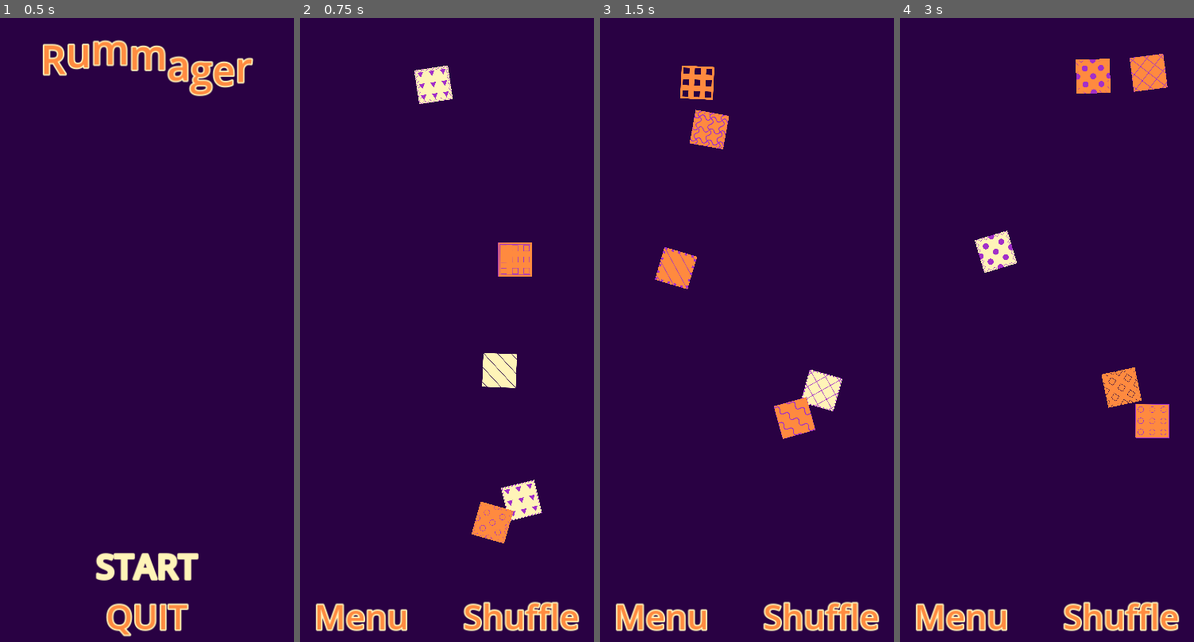
Above: before the commit, frames 1-4 (left to right).
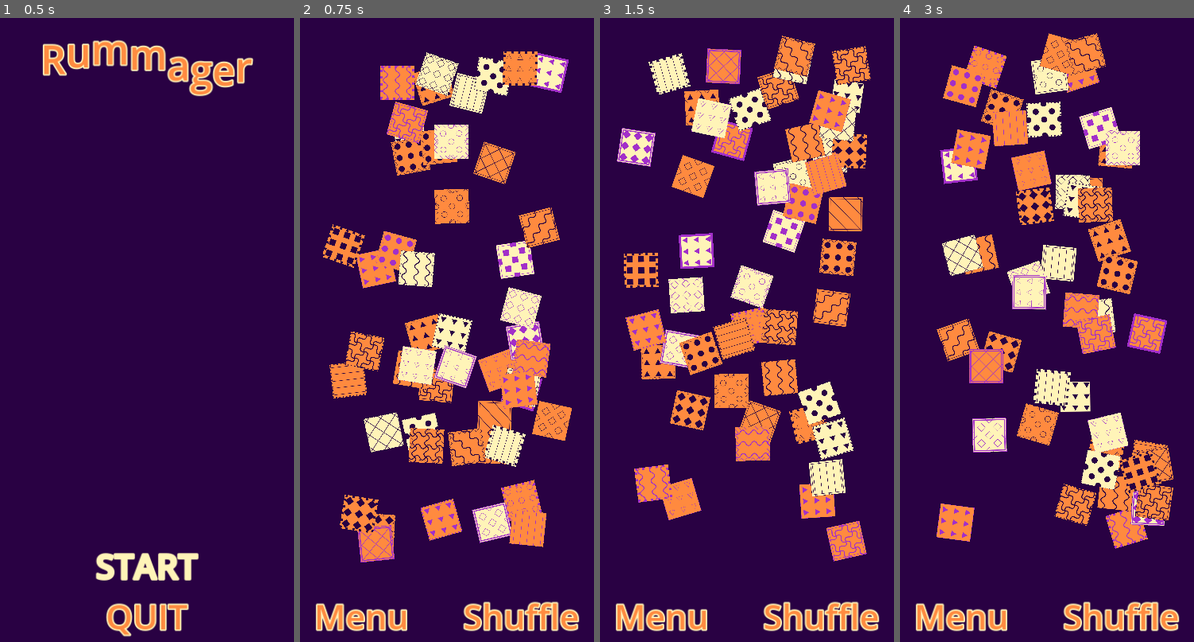
Above: after the commit, the same moments.

Repository: magopian/rummager
Game: Godot game, scene res://start_menu.tscn
Two runs of this game, one before a commit and one after it. Both use one fixed random seed, a clock stepped at 60 frames per second and the inputs below.
Inputs:
- Up to frame 1 (0.5 s): no input
- Up to frame 2 (0.75 s): click "START" at 0.5 s
- Up to frame 3 (1.5 s): click "Shuffle" at 1.25 s
- Up to frame 4 (3 s): click "Shuffle" at 2 s; click "Shuffle" at 2.75 s

Frame 1 is identical in both runs. In frame 2, 23% of the frame differs, in the area x 7-93%, y 5-88%; in frame 3, 26%, in the area x 5-93%, y 2-88%; in frame 4, 25%.

Commit message:
Make sure the cards are unique

Diff:
--- a/card.gd
+++ b/card.gd
@@ -11,11 +11,8 @@
 @onready var border: Sprite2D = %Border
 
 
-@export var background_color: Color
-@export var color: Color
-@export var pattern_sprite: CompressedTexture2D
-@export var border_sprite: CompressedTexture2D
 @export var small_scale: Vector2 = Vector2(0.16, 0.16)
+@export var data: Dictionary
 
 
 var held = false
@@ -24,11 +21,15 @@
 func _ready() -> void:
 	input_event.connect(_on_input_event)
 	visible_on_screen_notifier_2d.screen_exited.connect(_on_exit_screen)
-	background.color = background_color
-	pattern.texture = pattern_sprite
-	pattern.modulate = color
-	border.texture = border_sprite
-	border.modulate = color
+	init_from_data()
+
+
+func init_from_data() -> void:
+	background.color = data["background_color"]
+	pattern.texture = data["pattern_sprite"]
+	pattern.modulate = data["color"]
+	border.texture = data["border_sprite"]
+	border.modulate = data["color"]
 
 
 func _on_input_event(_viewport: Node, event: InputEvent, _shape_idx: int) -> void:
--- a/game.gd
+++ b/game.gd
@@ -8,7 +8,7 @@
 @onready var card_scene: PackedScene = preload("res://card.tscn")
 
 
-@export var num_cards: int = 5
+@export var num_cards: int = 50
 @export var background_colors: Array[Color]
 @export var colors: Array[Color]
 @export var patterns: Array[CompressedTexture2D]
@@ -17,6 +17,7 @@
 
 var held_card: Card
 var card_to_find: Card
+var card_datas: Array[Dictionary]
 
 
 func _ready() -> void:
@@ -35,12 +36,24 @@
 	card.left_screen.connect(_on_card_left_screen)
 	card.position = get_random_position()
 	card.rotation_degrees = randf_range(-20, 20)
-	card.background_color = background_colors.pick_random()
-	card.color = colors.pick_random()
-	card.pattern_sprite = patterns.pick_random()
-	card.border_sprite = borders.pick_random()
+	var card_data: Dictionary = random_card()
+	# TODO: fail after a given number of tries!
+	while card_data in card_datas:
+		card_data = random_card()
+		print("card_data collision!")
+	card_datas.append(card_data)
+	card.data = card_data
 	card.update_scale(card.small_scale)
 	return card
+
+
+func random_card() -> Dictionary:
+	return {
+		"background_color": background_colors.pick_random(),
+		"color": colors.pick_random(),
+		"pattern_sprite": patterns.pick_random(),
+		"border_sprite": borders.pick_random(),
+	}
 
 
 func _on_menu_button_pressed() -> void:
